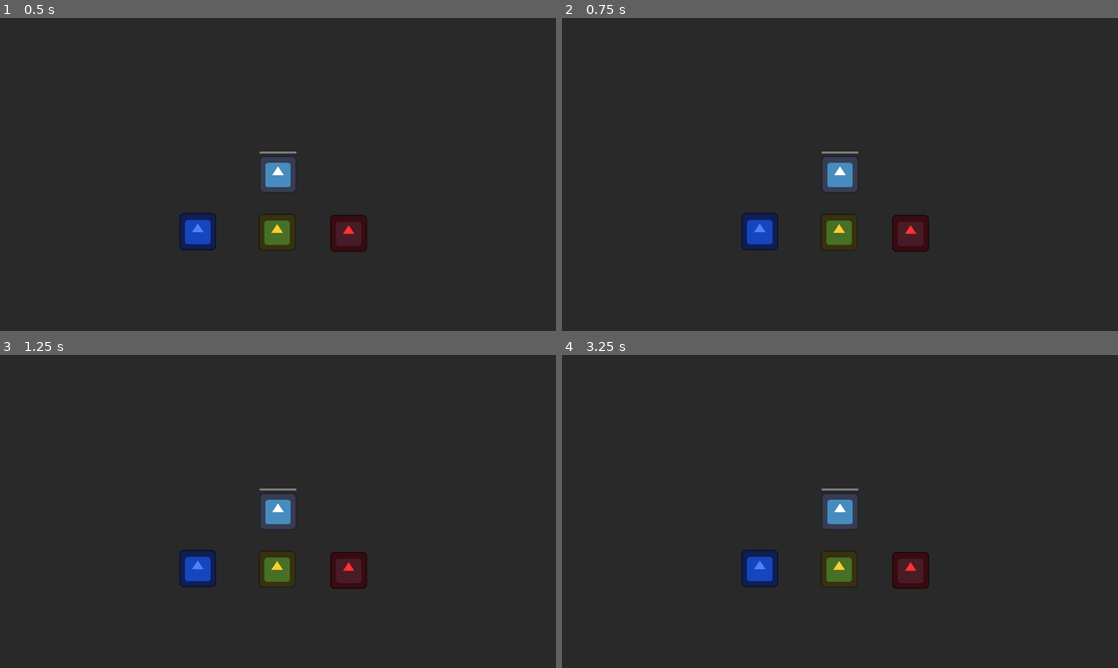
Above: before the commit, frames 1-4 (two rows, left to right).
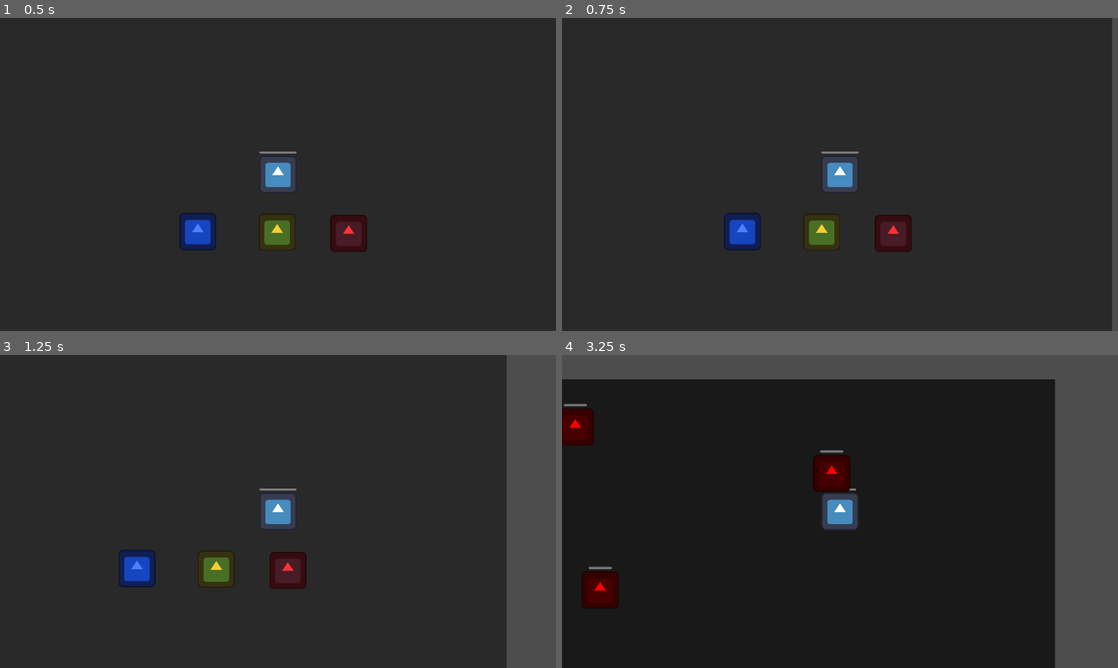
Above: after the commit, the same moments.

Repository: akuidox/RogueLiteUO
Game: Godot game, scene res://hub.tscn
The game is run twice, just before and just after one commit, with the same random seed, the same clock (stepped at 60 frames per second) and the same inputs. The engine's default icon, where the game draws it, is replaced by a stand-in: a white triangle on a blue panel in a dark square.
Inputs (mouse positions are in pixels of both pictures, inside the frame that each line leads up to):
- Up to frame 1 (0.5 s): no input
- Up to frame 2 (0.75 s): tap Enter at 0.5 s; move the mouse to (962, 158) at 0.52 s; press the mouse at (962, 158) at 0.53 s; hold D (move_right) from 0.53 s (still down)
- Up to frame 3 (1.25 s): keep holding D (move_right)
- Up to frame 4 (3.25 s): move the mouse to (728, 527) at 1.27 s; release D (move_right) at 1.28 s; release the mouse at (728, 527) at 1.28 s; hold S (move_down) 1.28-2.03 s; click (728, 527) at 1.35 s; move the mouse to (895, 442) at 2.02 s; hold D (move_right) 2.03-2.78 s; hold E (interact) 2.03-2.78 s; click (895, 442) at 2.3 s; move the mouse to (812, 574) at 2.77 s; hold W (move_up) from 2.78 s (still down); click (812, 574) at 2.85 s

Frame 1 is identical in both runs. In frame 2, 3.6% of the frame differs, in the area x 29-100%, y 0-100%; in frame 3, 13%; in frame 4, 23%, in the area x 0-100%, y 0-100%.
Error before the commit: Parse Error: Preload file "res://projectile.tscn" does not exist. (res://PlayerController.gd:13)

Commit message:
Fix: Load projectile.tscn on-demand instead of preload
PlayerController.gd & Enemy.gd:
- Change from preload to runtime load
- Check if projectile.tscn exists before loading
- Print helpful error message if missing
- Game now launches even without projectile.tscn

FIX: Game wouldn't launch with error "Preload file res://projectile.tscn does not exist"
NOW: Game launches, warrior/support work immediately
     Mage/Ranger print error but don't crash if projectile missing

User can test warrior combat while creating projectile scene.

🤖 Generated with [Claude Code](https://claude.com/claude-code)

Co-Authored-By: Claude <noreply@anthropic.com>

Diff:
--- a/Enemy.gd
+++ b/Enemy.gd
@@ -14,8 +14,8 @@
 var attack_cooldown = 1.0
 var attack_timer = 0.0
 
-# Projectile pour ranger
-var projectile_scene = preload("res://projectile.tscn")
+# Projectile pour ranger (loaded on demand)
+var projectile_scene = null
 
 func _ready():
 	current_health = max_health
@@ -85,6 +85,14 @@
 	if not player:
 		return
 
+	# Load projectile scene si pas encore chargé
+	if projectile_scene == null:
+		if ResourceLoader.exists("res://projectile.tscn"):
+			projectile_scene = load("res://projectile.tscn")
+		else:
+			print("ERROR: projectile.tscn not found! Ranger enemy can't attack.")
+			return
+
 	# Direction vers le joueur
 	var direction = (player.global_position - global_position).normalized()
 
--- a/PlayerController.gd
+++ b/PlayerController.gd
@@ -9,8 +9,8 @@
 var attack_cooldown_timer = 0.0
 var can_attack = true
 
-# Projectile pour mage
-var projectile_scene = preload("res://projectile.tscn")
+# Projectile pour mage (loaded on demand)
+var projectile_scene = null
 
 # Skills (seront randomisées au portal)
 var skills = {
@@ -155,6 +155,14 @@
 	# Attaque à distance (mage)
 	var damage = int(skills["magic"] / 8)  # Magic skill determines damage
 
+	# Load projectile scene si pas encore chargé
+	if projectile_scene == null:
+		if ResourceLoader.exists("res://projectile.tscn"):
+			projectile_scene = load("res://projectile.tscn")
+		else:
+			print("ERROR: projectile.tscn not found! Create it to use mage attacks.")
+			return
+
 	# Direction vers la souris
 	var mouse_pos = get_global_mouse_position()
 	var direction = (mouse_pos - global_position).normalized()
